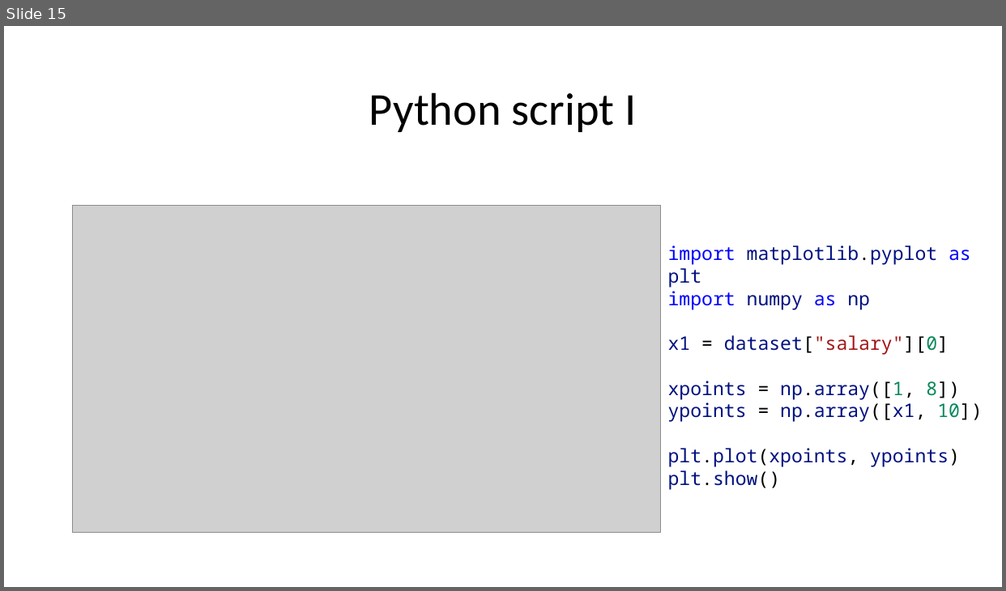
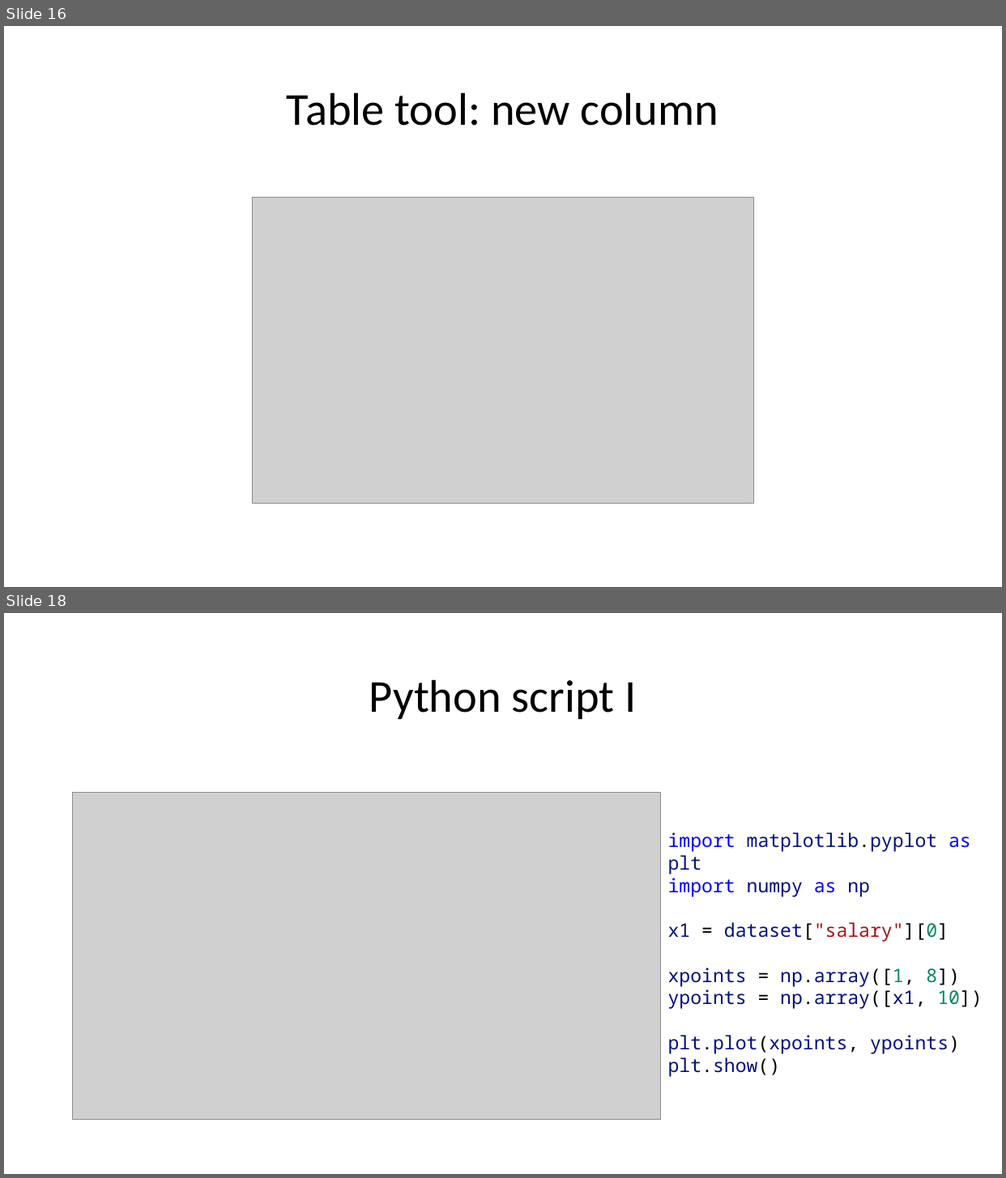
Before and after one commit to kimteespk/DADS5001-Data-Analytics-and-Data-Science-Tools-and-Programming, a slide deck: 12-PowerBI/DSTools-Power-BI.pptx. Shown one above the other, each under a label of ours: slide 15 before the commit, slides 16 and 18 after it; the slides between them are not shown. The pictures are 1006x591 and 1006x1178 pixels, drawn with LibreOffice and Linux fonts; fonts in the diff are those of the drawing; grey boxes stand for pictures. Boxes give left, top, right and bottom in pixels: in the first picture for what was removed or moved away, otherwise in the second. Text is boxed around its words. In the diff, an @@ line names an element or a change of style, - is before the commit and + after.

```diff
--- a/12-PowerBI/DSTools-Power-BI.pptx
+++ b/12-PowerBI/DSTools-Power-BI.pptx
@@ slide 16 added at [4,26,1002,587], background #FFFFFF @@
@@ title added at [287,92,718,126], 44 pt, text #000000 @@
+Table tool: new column
@@ picture added at [252,197,754,503] @@
@@ what was slide 15 is now slide 18 @@
```
Also in this commit, not shown: 4 slides changed, 3 other slides added, 1 slide removed, 1 other file.
